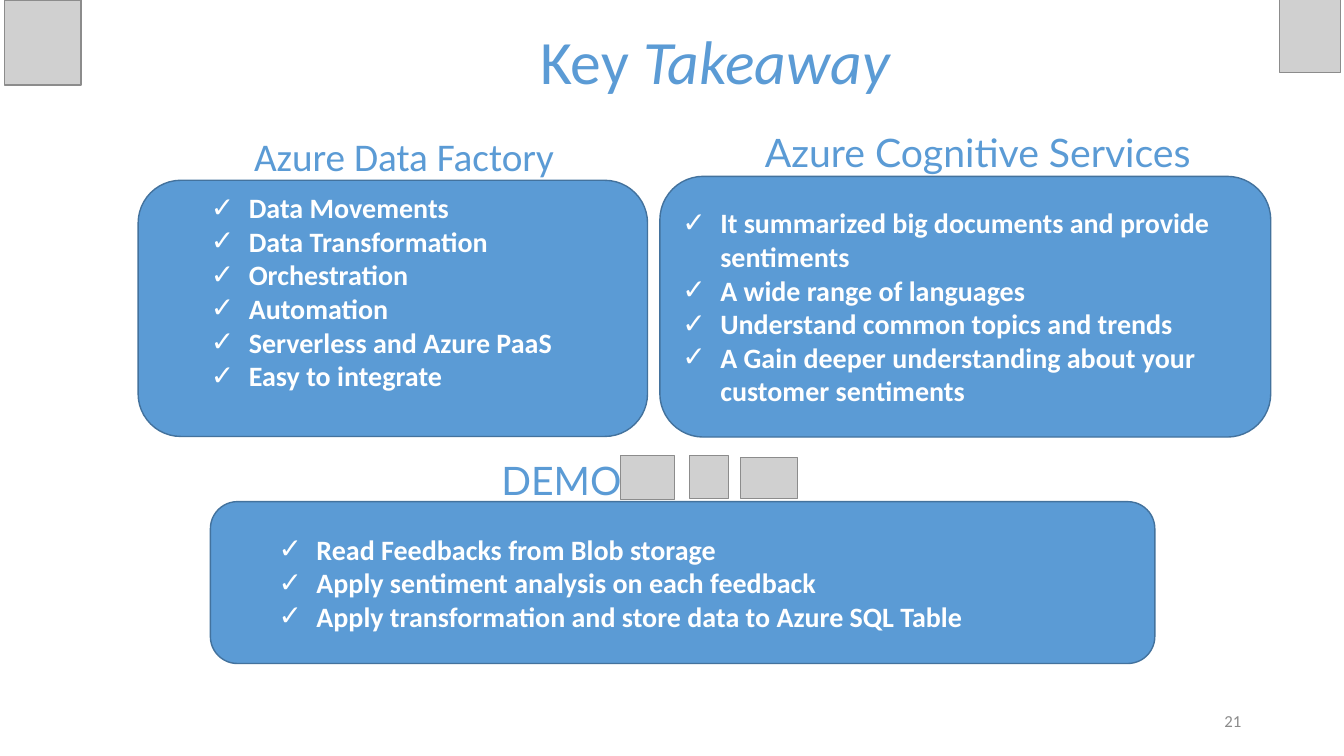
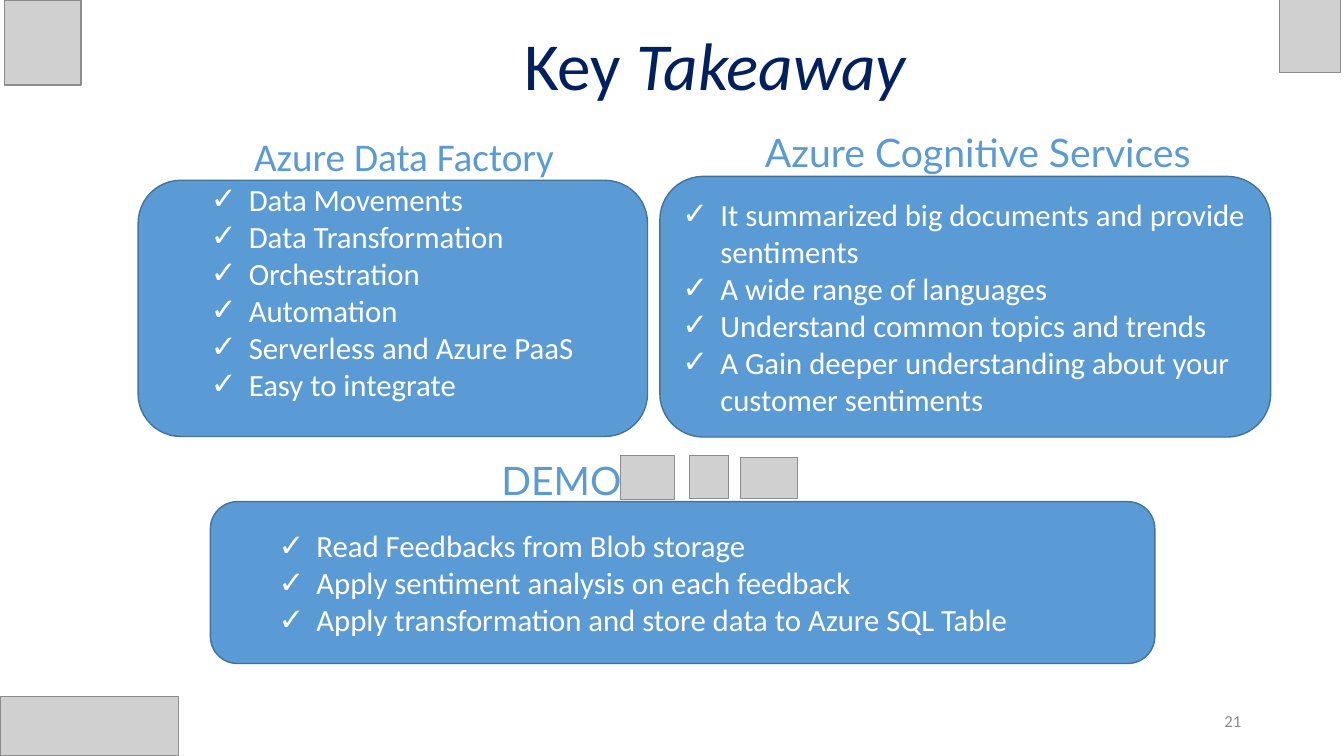
Before and after one commit to alpaBuddhabhatti/CloudBrew2022, a slide deck: slide 21 of Sentiment Analysis using Azure Data Factory and Azure Cognitive service_CloudBrew2022.pptx. Drawn at 1344x756 pixels with LibreOffice and Linux fonts; fonts in the diff are those of the drawing; grey boxes stand for pictures. Boxes give left, top, right and bottom in pixels: in the first picture for what was removed or moved away, otherwise in the second. Text is boxed around its words. In the diff, an @@ line names an element or a change of style, - is before the commit and + after.

```diff
--- a/Sentiment Analysis using Azure Data Factory and Azure Cognitive service_CloudBrew2022.pptx
+++ b/Sentiment Analysis using Azure Data Factory and Azure Cognitive service_CloudBrew2022.pptx
@@ title "Key Takeaway": place and size @@
-title "Key Takeaway" at [540,41,890,94]
+title "Key Takeaway" at [524,43,906,101]
@@ title "Key Takeaway" at [524,43,906,101]: size 44 to 48 pt, text colour #5B9BD5 to #002060 @@
@@ size 20 to 22 pt, bold off in 3 elements at [660,176,1271,438], [211,502,1155,664], [138,180,647,437] @@
@@ picture added at [1,696,178,756] @@
```
Also in this commit, not shown: 22 other slides changed.
